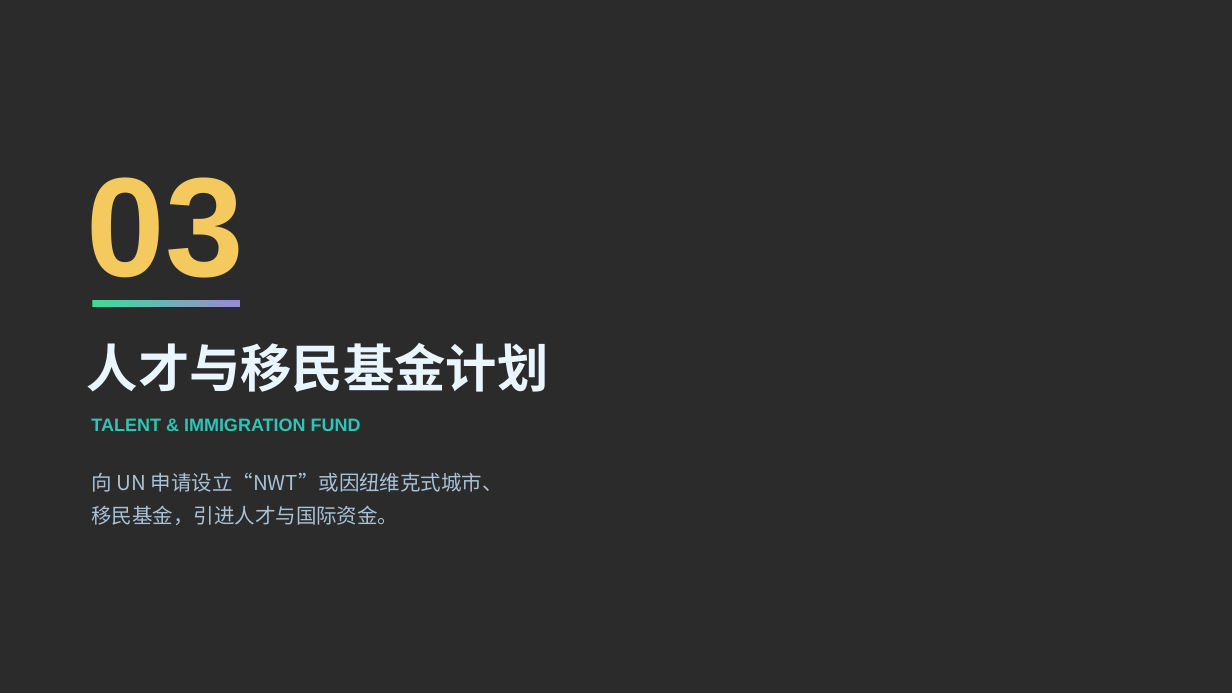
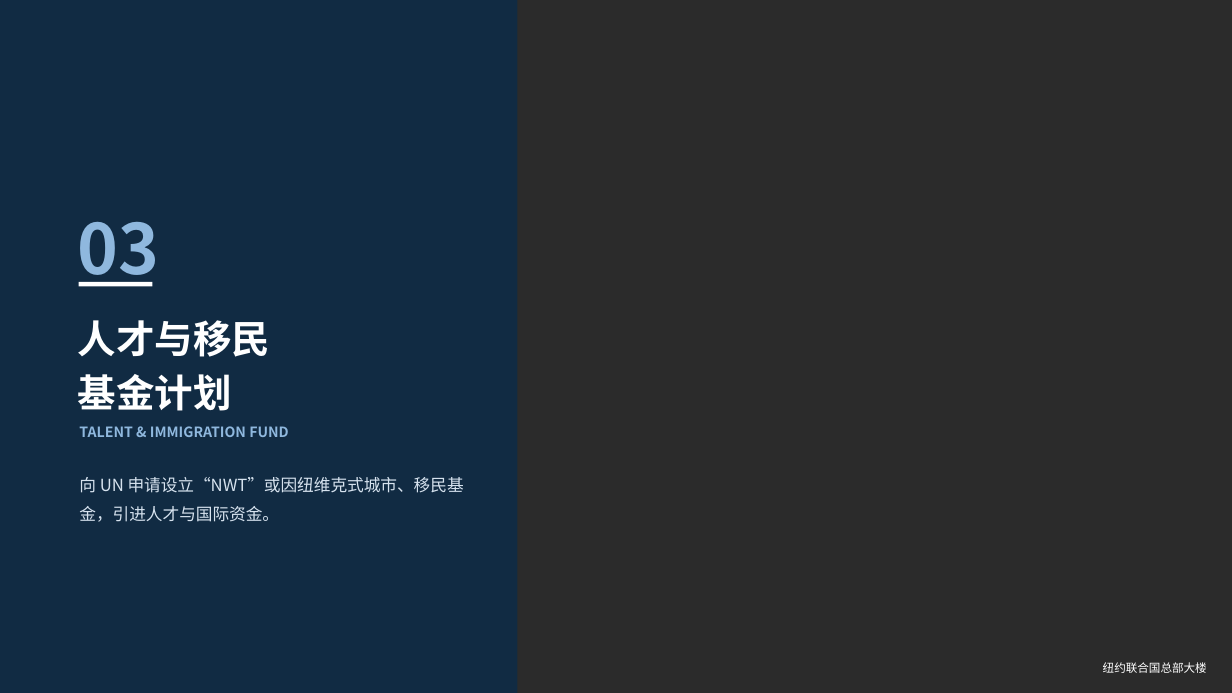
Before and after one commit to plctey/wenjian, a slide deck: slide 7 of nunavik_ppt/努纳维克NUNAVIK地区综合发展规划.pptx. Drawn at 1232x693 pixels with LibreOffice and Linux fonts; fonts in the diff are those of the drawing; background and template pictures are left out; a plain dark background stands for a picture behind light text. Boxes give left, top, right and bottom in pixels: in the first picture for what was removed or moved away, otherwise in the second. Text is boxed around its words. In the diff, an @@ line names an element or a change of style, - is before the commit and + after.

```diff
--- a/nunavik_ppt/努纳维克NUNAVIK地区综合发展规划.pptx
+++ b/nunavik_ppt/努纳维克NUNAVIK地区综合发展规划.pptx
@@ rectangle added at box(0, 0, 518, 693), fill #0F2B46 at 90% opacity @@
@@ text "03": place and size @@
-text "03" at box(87, 177, 244, 302)
+text "03" at box(78, 222, 160, 287)
@@ text "03" at box(78, 222, 160, 287): size 110 to 54 pt, font Arial to Noto Sans CJK SC, text colour #F4C95D to #8FB8DE; line spacing 1.15 to 1.2 @@
@@ rectangle added at box(79, 282, 152, 287), fill #FFFFFF @@
@@ text at box(78, 320, 270, 411): text changed; size 40 to 30 pt; text colour #EAF6FF to #FFFFFF @@
-人才与移民基金计划
+人才与移民
+基金计划
@@ rectangle removed at box(92, 300, 240, 307) @@
@@ text "TALENT & IMMIGRATION FUND": place and size @@
-text "TALENT & IMMIGRATION FUND" at box(91, 418, 361, 431)
+text "TALENT & IMMIGRATION FUND" at box(79, 426, 289, 437)
@@ text "TALENT & IMMIGRATION FUND" at box(79, 426, 289, 437): size 14 to 11 pt, font Arial to Noto Sans CJK SC, text colour #2EC4B6 to #8FB8DE; line spacing 1.15 to 1.2 @@
@@ text at box(79, 477, 464, 522): text changed; size 16 to 13 pt; text colour #A9C1D6 to #D6E2EE @@
-向 UN 申请设立“NWT”或因纽维克式城市、
-移民基金，引进人才与国际资金。
+向 UN 申请设立“NWT”或因纽维克式城市、移民基金，引进人才与国际资金。
@@ text added at box(1103, 662, 1207, 673), 9 pt, text #FFFFFF @@
+纽约联合国总部大楼
```
Also in this commit, not shown: 15 other slides changed, 1 slide added, 32 other files.
